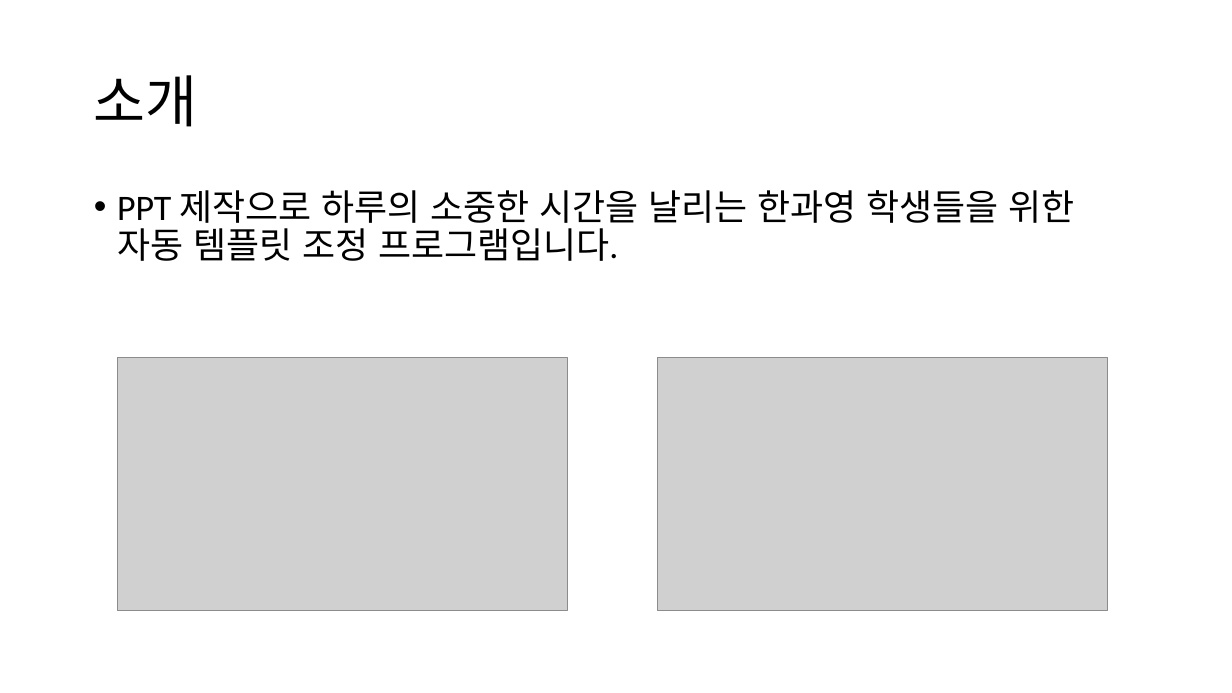
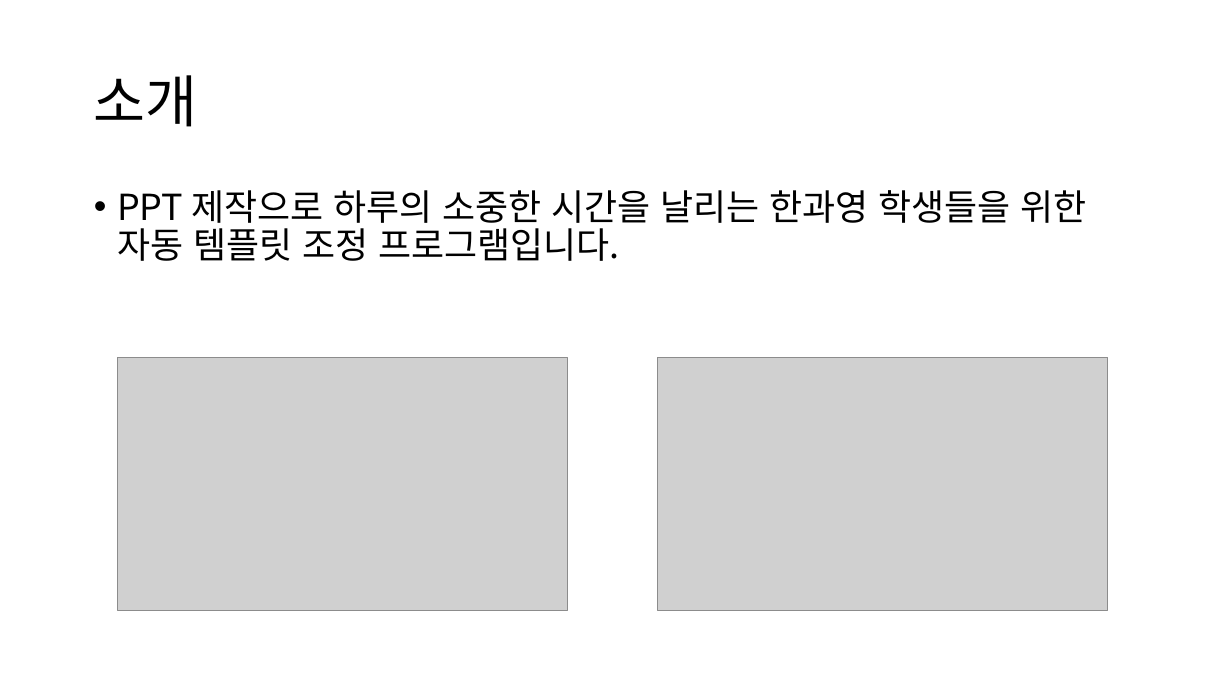
Before and after one commit to DHKim0428/DS-Project, a slide deck: slide 2 of Docs/DS Project.pptx. Drawn at 1232x693 pixels with LibreOffice and Linux fonts; fonts in the diff are those of the drawing; grey boxes stand for pictures. Boxes give left, top, right and bottom in pixels: in the first picture for what was removed or moved away, otherwise in the second. Text is boxed around its words. In the diff, an @@ line names an element or a change of style, - is before the commit and + after.

```diff
--- a/Docs/DS Project.pptx
+++ b/Docs/DS Project.pptx
@@ text "PPT 제작으로 하루의 소중한 시간을 ..." at (117,190,1086,261): font Calibri to Noto Sans CJK KR @@
```
Also in this commit, not shown: 2 other slides changed, 1 slide added, 15 other files.
